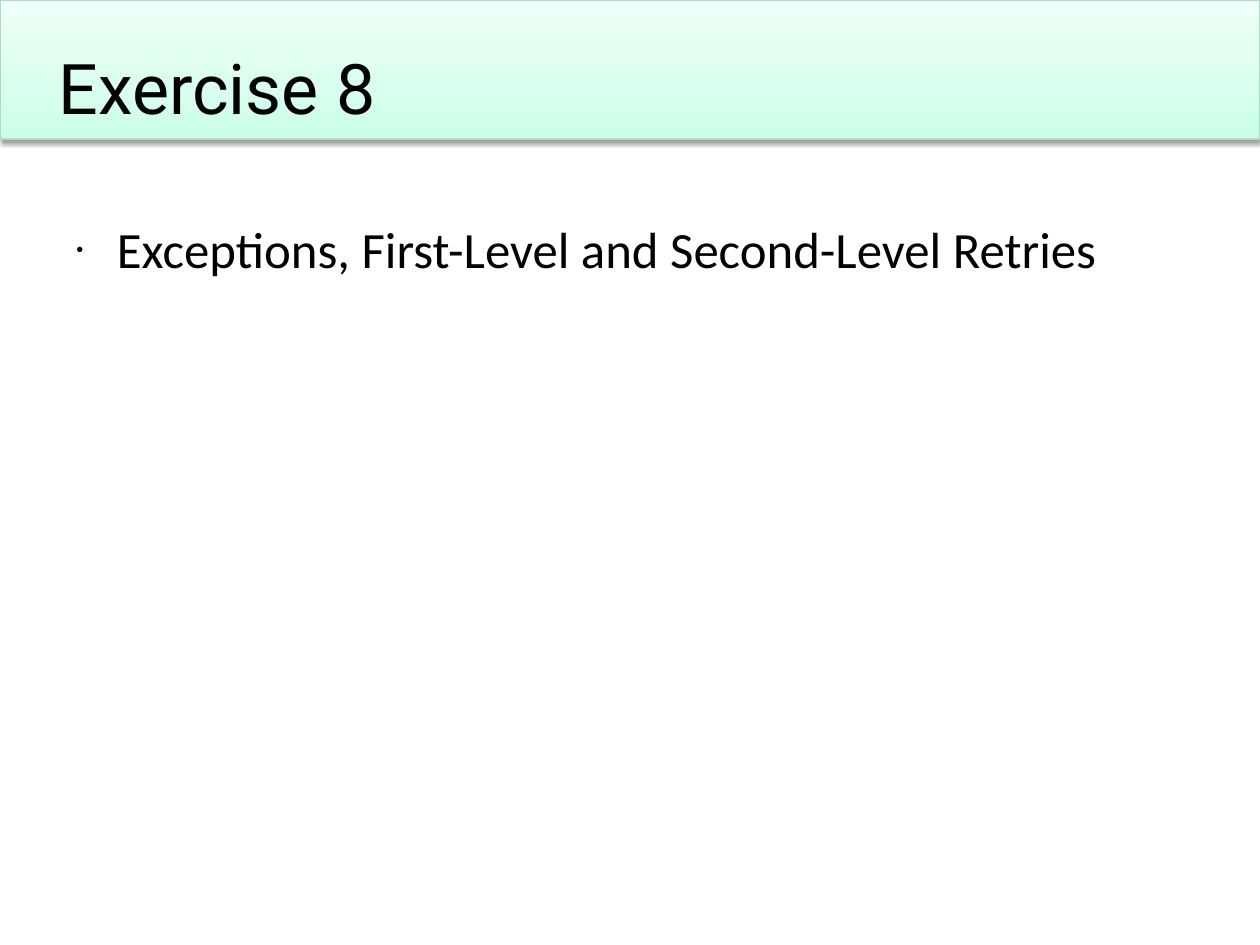
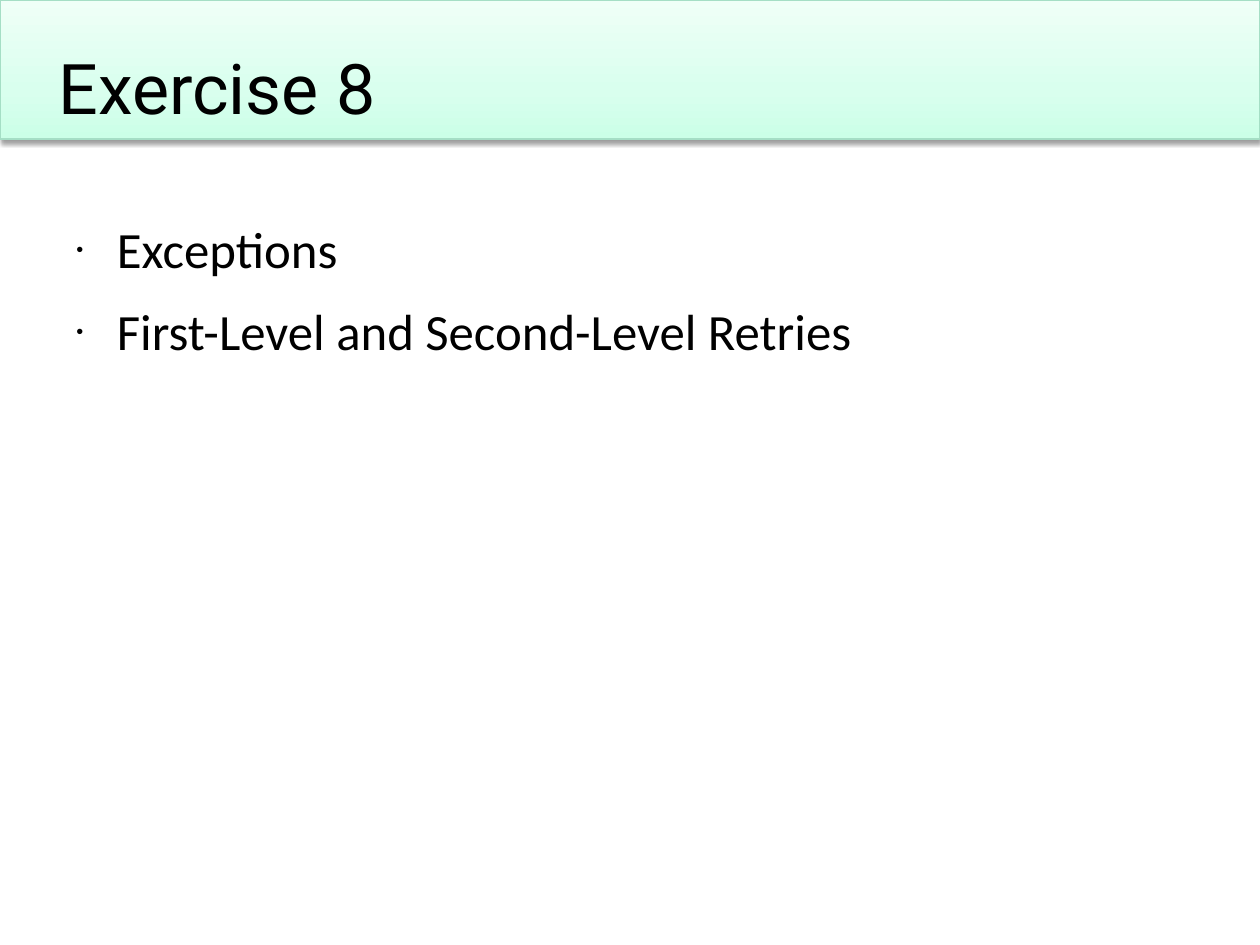
Before and after one commit to Particular/Course.Slides, a slide deck: slide 28 of EnterpriseDevelopmentWithNServiceBus.pptx. Drawn at 1260x945 pixels with LibreOffice and Linux fonts; fonts in the diff are those of the drawing; background and template pictures are left out. Boxes give left, top, right and bottom in pixels: in the first picture for what was removed or moved away, otherwise in the second. Text is boxed around its words. In the diff, an @@ line names an element or a change of style, - is before the commit and + after.

```diff
--- a/EnterpriseDevelopmentWithNServiceBus.pptx
+++ b/EnterpriseDevelopmentWithNServiceBus.pptx
@@ text at bbox=[117, 233, 851, 351]: text changed @@
-• Exceptions, First-Level and Second-Level Retries
+• Exceptions
+• First-Level and Second-Level Retries
```
Also in this commit, not shown: 8 other slides changed, 1 other file.
